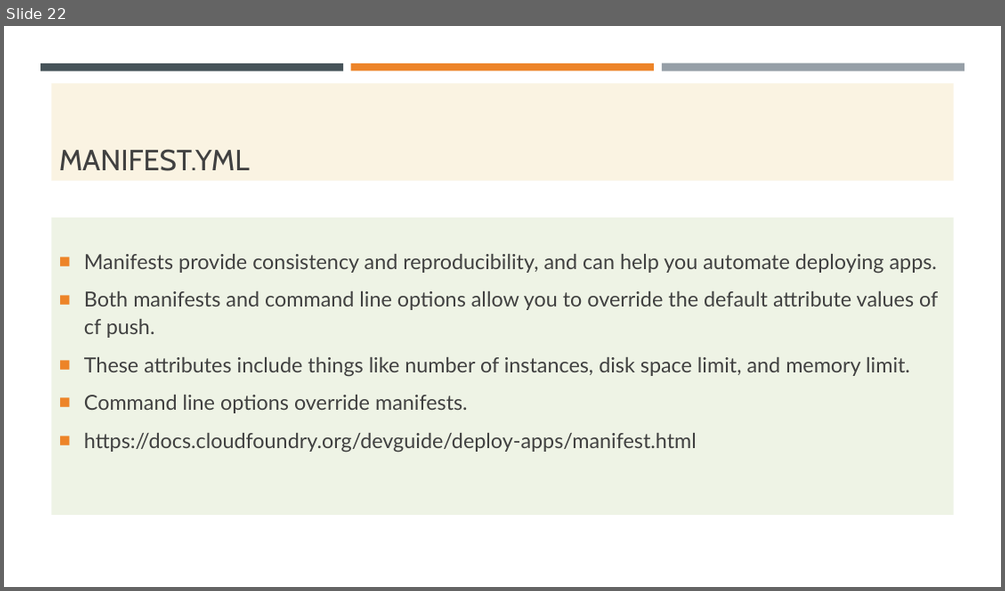
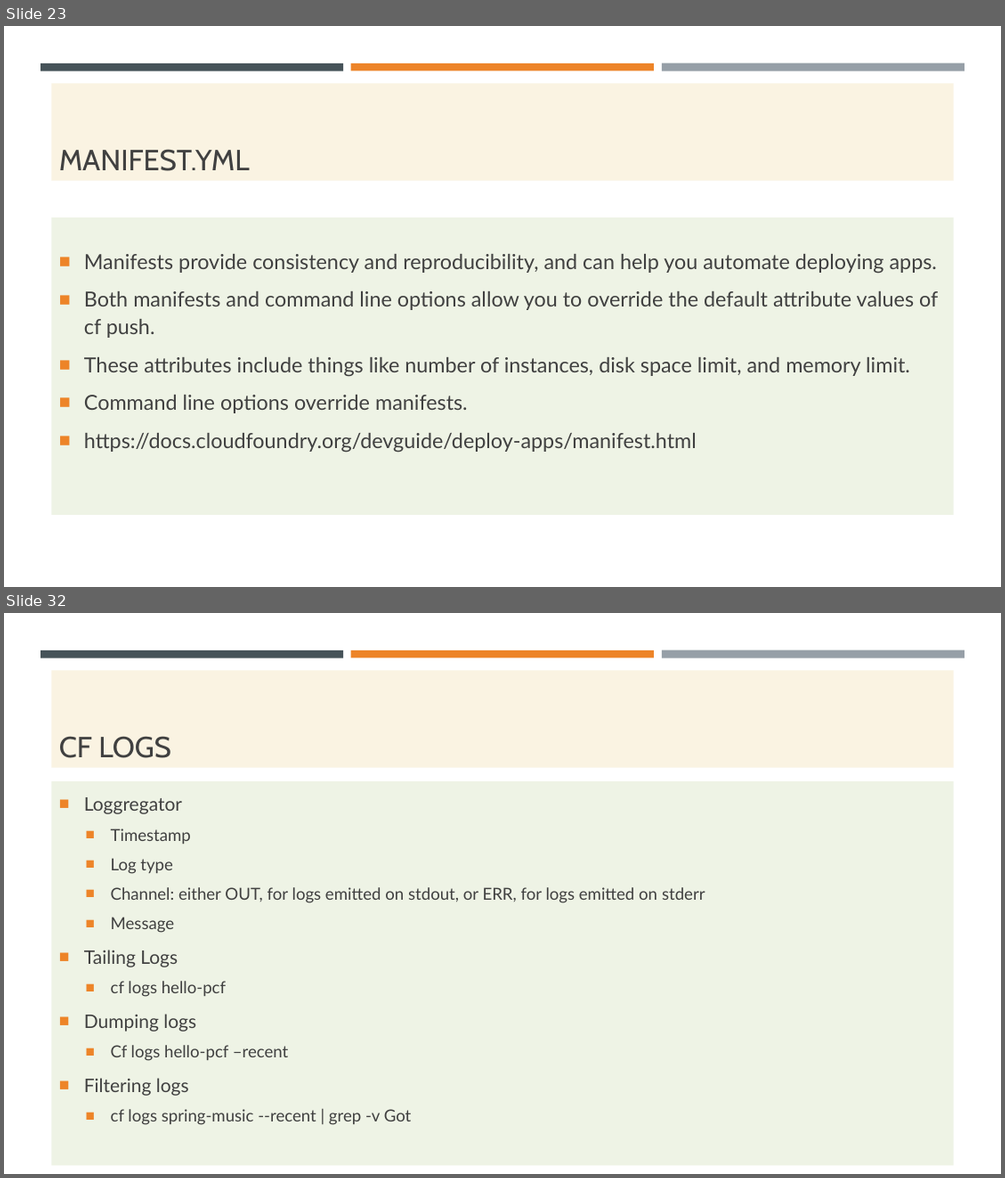
Before and after one commit to codefarm0/PivotalCloudFoundry, a slide deck: PCF.pptx. Shown one above the other, each under a label of ours: slide 22 before the commit, slides 23 and 32 after it; the slides between them are not shown. The pictures are 1005x591 and 1005x1178 pixels, drawn with LibreOffice and Linux fonts; fonts in the diff are those of the drawing. Boxes give left, top, right and bottom in pixels: in the first picture for what was removed or moved away, otherwise in the second. Text is boxed around its words. In the diff, an @@ line names an element or a change of style, - is before the commit and + after.

```diff
--- a/PCF.pptx
+++ b/PCF.pptx
@@ slide 32 added at (4,613,1001,1174), background #FFFFFF; not listed: 3 template elements that a slide beside it also shows @@
@@ title added at (52,671,954,768), fill #FAF3E2, 28 pt, text #404040 @@
+CF LOGS
@@ text added at (52,781,954,1166), fill #EEF3E5, 16 pt, text #404040 @@
+■ Loggregator
+  ■ Timestamp
+  ■ Log type
+  ■ Channel: either OUT, for logs emitted on stdout, or ERR, for logs emitted on stderr
+  ■ Message
+■ Tailing Logs
+  ■ cf logs hello-pcf
+■ Dumping logs
+  ■ Cf logs hello-pcf –recent
+■ Filtering logs
+  ■ cf logs spring-music --recent | grep -v Got
@@ what was slide 22 is now slide 23 @@
```
Also in this commit, not shown: 3 slides changed, 22 other slides added, 6 other files.
